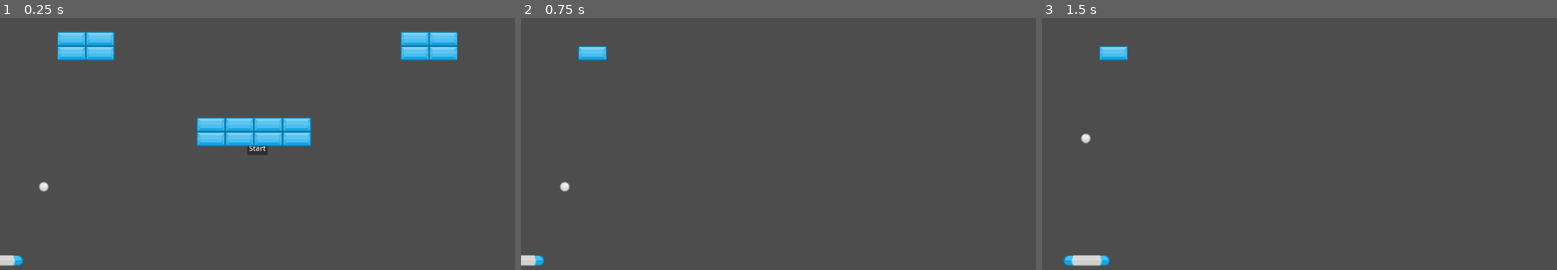
Above: before the commit, frames 1-3 (left to right).
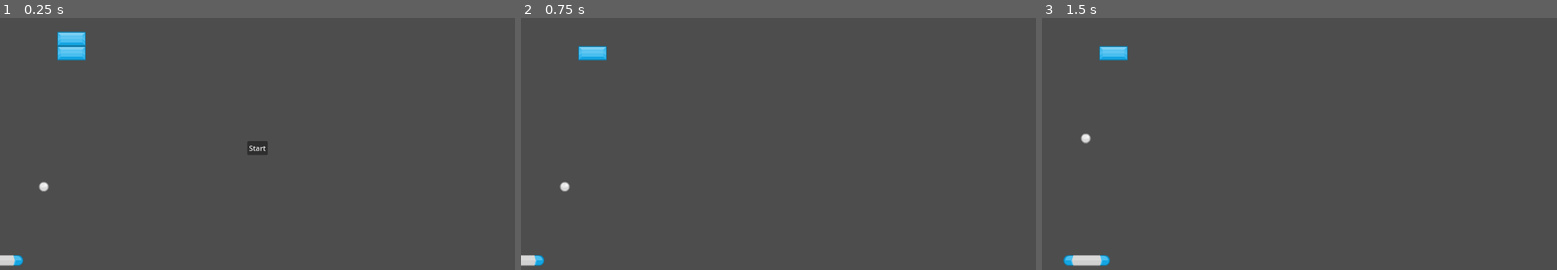
Above: after the commit, the same moments.

Repository: Quinn-Donnelly/breakout
Game: Godot game, scene res://scene/levels/LevelTwo.tscn
Same seed, same stepped clock (60 frames per second), same inputs: the game is played once before the commit and once after it. This scene is started directly instead of the project's main scene.
Inputs:
- Up to frame 1 (0.25 s): no input
- Up to frame 2 (0.75 s): click "Start" at 0.5 s
- Up to frame 3 (1.5 s): tap Enter (init_hit) at 1.25 s; hold D (move_right) from 1.28 s (still down); hold Enter (init_hit) from 1.28 s (still down)

The runs differ from the first frame. In frame 1, 4.5% of the frame differs, in the area x 16-89%, y 5-51%; in frame 2, nothing differs; in frame 3, nothing differs.

Commit message:
feat: game winning and losing

Diff:
--- a/components/event_bus.gd
+++ b/components/event_bus.gd
@@ -1,10 +1,20 @@
 @warning_ignore_start("unused_signal")
 extends Node
 
+## Game
+signal reset
+
+## LevelManager
+signal round_complete
+
 ## Ball
 signal initial_hit
+signal ball_destroyed(id)
+signal ball_added(id)
 
 ## Level
-signal level_complete
+enum LEVEL_OUTCOME { LEVEL_LOST, LEVEL_WON }
+signal level_complete(LEVEL_OUTCOME)
+signal no_balls
 
 @warning_ignore_restore("unused_signal")
--- /dev/null
+++ b/components/killbox.gd
@@ -0,0 +1,8 @@
+class_name KillBox
+extends Area2D
+
+func _ready() -> void:
+	area_entered.connect(self._on_area_entered)
+
+func _on_area_entered(area: Node2D) -> void:
+	area.queue_free()
--- a/components/level.gd
+++ b/components/level.gd
@@ -3,19 +3,27 @@
 
 @export var initialBall: Ball
 @export var tiles: Node
+var levelRunning: bool = false
 
 func _ready() -> void:
 	EventBus.initial_hit.connect(self._start_level)
 	tiles.child_exiting_tree.connect(self._on_tile_destroyed)
+	EventBus.no_balls.connect(self._on_no_balls)
 
 func _start_level() -> void:
+	levelRunning = true
 	var movement: Movement = initialBall.get_meta(Constants.MOVEMENT_COMPONENT)
 	if movement == null:
 		push_warning("ball doesn't have movement components")
 
 	movement.initial_hit()
 
+func _on_tile_destroyed(_node: Node) -> void:
+	if tiles.get_child_count() == 1 and levelRunning:
+		levelRunning = false
+		EventBus.level_complete.emit(EventBus.LEVEL_OUTCOME.LEVEL_WON)
 
-func _on_tile_destroyed(_node: Node) -> void:
-	if tiles.get_child_count() == 1:
-		EventBus.level_complete.emit()
+func _on_no_balls() -> void:
+	if levelRunning:
+		levelRunning = false
+		EventBus.level_complete.emit(EventBus.LEVEL_OUTCOME.LEVEL_LOST)
--- a/project.godot
+++ b/project.godot
@@ -20,6 +20,7 @@
 Constants="*res://components/constants.gd"
 EventBus="*res://components/event_bus.gd"
 GameManager="*res://scene/manager/GameManager.tscn"
+Boundaries="*res://scene/boundaries/boundaries.tscn"
 
 [input]
 
--- a/scene/ball/ball.gd
+++ b/scene/ball/ball.gd
@@ -1,2 +1,13 @@
 class_name Ball
 extends Node
+
+var id: int = 0
+
+func _init() -> void:
+	id = get_instance_id()
+
+func _exit_tree() -> void:
+	EventBus.ball_destroyed.emit(id)
+
+func _enter_tree() -> void:
+	EventBus.ball_added.emit(id)
--- /dev/null
+++ b/scene/boundaries/boundaries.tscn
@@ -0,0 +1,20 @@
+[gd_scene load_steps=4 format=3 uid="uid://c2msrw1rur8pm"]
+
+[ext_resource type="Script" uid="uid://d0hsehnncfviw" path="res://components/killbox.gd" id="1_ylle4"]
+[ext_resource type="Script" uid="uid://ck8k0m1jv1g2v" path="res://components/collision_shape.gd" id="2_ambtn"]
+
+[sub_resource type="RectangleShape2D" id="RectangleShape2D_cs8qu"]
+size = Vector2(1152, 42)
+
+[node name="Boundaries" type="Node2D"]
+
+[node name="Killbox" type="Area2D" parent="."]
+position = Vector2(520, 688)
+script = ExtResource("1_ylle4")
+metadata/_edit_group_ = true
+
+[node name="CollisionShape" type="CollisionShape2D" parent="Killbox"]
+position = Vector2(56, 11)
+shape = SubResource("RectangleShape2D_cs8qu")
+script = ExtResource("2_ambtn")
+metadata/_custom_type_script = "uid://ck8k0m1jv1g2v"
--- a/scene/levels/LevelTwo.tscn
+++ b/scene/levels/LevelTwo.tscn
@@ -23,47 +23,5 @@
 [node name="Brick" parent="Bricks" instance=ExtResource("3_fu7wl")]
 position = Vector2(160, 112)
 
-[node name="Brick4" parent="Bricks" instance=ExtResource("3_fu7wl")]
-position = Vector2(224, 112)
-
 [node name="Brick5" parent="Bricks" instance=ExtResource("3_fu7wl")]
 position = Vector2(160, 80)
-
-[node name="Brick8" parent="Bricks" instance=ExtResource("3_fu7wl")]
-position = Vector2(224, 80)
-
-[node name="Brick17" parent="Bricks" instance=ExtResource("3_fu7wl")]
-position = Vector2(472, 304)
-
-[node name="Brick18" parent="Bricks" instance=ExtResource("3_fu7wl")]
-position = Vector2(664, 304)
-
-[node name="Brick19" parent="Bricks" instance=ExtResource("3_fu7wl")]
-position = Vector2(600, 304)
-
-[node name="Brick20" parent="Bricks" instance=ExtResource("3_fu7wl")]
-position = Vector2(536, 304)
-
-[node name="Brick21" parent="Bricks" instance=ExtResource("3_fu7wl")]
-position = Vector2(472, 272)
-
-[node name="Brick22" parent="Bricks" instance=ExtResource("3_fu7wl")]
-position = Vector2(664, 272)
-
-[node name="Brick23" parent="Bricks" instance=ExtResource("3_fu7wl")]
-position = Vector2(600, 272)
-
-[node name="Brick24" parent="Bricks" instance=ExtResource("3_fu7wl")]
-position = Vector2(536, 272)
-
-[node name="Brick10" parent="Bricks" instance=ExtResource("3_fu7wl")]
-position = Vector2(992, 112)
-
-[node name="Brick11" parent="Bricks" instance=ExtResource("3_fu7wl")]
-position = Vector2(928, 112)
-
-[node name="Brick14" parent="Bricks" instance=ExtResource("3_fu7wl")]
-position = Vector2(992, 80)
-
-[node name="Brick15" parent="Bricks" instance=ExtResource("3_fu7wl")]
-position = Vector2(928, 80)
--- a/scene/manager/GameManager.tscn
+++ b/scene/manager/GameManager.tscn
@@ -1,9 +1,10 @@
-[gd_scene load_steps=5 format=3 uid="uid://2ylwoyf65ix1"]
+[gd_scene load_steps=6 format=3 uid="uid://2ylwoyf65ix1"]
 
 [ext_resource type="Script" uid="uid://cvvyaeb14y2r5" path="res://scene/manager/game_manager.gd" id="1_bfrv2"]
 [ext_resource type="Script" uid="uid://ugf53sy0bbhd" path="res://scene/manager/scene_manager.gd" id="2_5fvq7"]
 [ext_resource type="PackedScene" uid="uid://b2diw0v6dvlug" path="res://scene/levels/LevelOne.tscn" id="3_7v4mr"]
 [ext_resource type="PackedScene" uid="uid://lhn0ocip42t2" path="res://scene/levels/LevelTwo.tscn" id="4_028nw"]
+[ext_resource type="Script" uid="uid://hvwwomv6eodg" path="res://scene/manager/ball_manager.gd" id="5_028nw"]
 
 [node name="GameManager" type="Node"]
 script = ExtResource("1_bfrv2")
@@ -13,6 +14,7 @@
 levels = Array[PackedScene]([ExtResource("3_7v4mr"), ExtResource("4_028nw")])
 
 [node name="SceneTransitionTimer" type="Timer" parent="SceneManager"]
+wait_time = 0.5
 one_shot = true
 
 [node name="Button" type="Button" parent="."]
@@ -30,3 +32,28 @@
 size_flags_horizontal = 4
 size_flags_vertical = 4
 text = "Start"
+
+[node name="BallManager" type="Node" parent="."]
+script = ExtResource("5_028nw")
+
+[node name="GameOver" type="Label" parent="."]
+visible = false
+offset_left = 448.0
+offset_top = 64.0
+offset_right = 704.0
+offset_bottom = 128.0
+theme_override_font_sizes/font_size = 36
+text = "Game Over!"
+horizontal_alignment = 1
+vertical_alignment = 1
+
+[node name="GameWin" type="Label" parent="."]
+visible = false
+offset_left = 448.0
+offset_top = 64.0
+offset_right = 704.0
+offset_bottom = 128.0
+theme_override_font_sizes/font_size = 36
+text = "You Win!"
+horizontal_alignment = 1
+vertical_alignment = 1
--- /dev/null
+++ b/scene/manager/ball_manager.gd
@@ -0,0 +1,15 @@
+extends Node
+
+var ballInventory: Dictionary[int, int] = {}
+
+func _ready() -> void:
+	EventBus.ball_destroyed.connect(self._on_ball_destroyed)
+	EventBus.ball_added.connect(self._on_ball_added)
+
+func _on_ball_destroyed(id: int) -> void:
+	ballInventory.erase(id)
+	if ballInventory.size() <= 0:
+		EventBus.no_balls.emit()
+
+func _on_ball_added(id: int) -> void:
+	ballInventory[id] = 0
--- a/scene/manager/game_manager.gd
+++ b/scene/manager/game_manager.gd
@@ -1,13 +1,40 @@
 extends Node
 
-var gameStart: bool = false
 @onready var button: Button = $Button
 @onready var sceneManager: SceneManager = $SceneManager
-
+@onready var gameOverLabel: Label = $GameOver
+@onready var gameWinLabel: Label = $GameWin
 
 func _ready() -> void:
 	button.pressed.connect(self._start_game)
+	EventBus.level_complete.connect(self._level_complete)
+	gameOverLabel.hide()
+	gameWinLabel.hide()
+	EventBus.round_complete.connect(self._round_complete)
 
 func _start_game() -> void:
-	sceneManager.load_next_level()
+	gameOverLabel.hide()
+	gameWinLabel.hide()
+	sceneManager.load_next_level(false)
 	button.hide()
+
+func _level_complete(outcome: EventBus.LEVEL_OUTCOME) -> void:
+	match outcome:
+		EventBus.LEVEL_OUTCOME.LEVEL_LOST:
+			_game_over()
+		EventBus.LEVEL_OUTCOME.LEVEL_WON:
+			sceneManager.load_next_level(true)
+		_:
+			push_error("Game Manager: Unknown level state: %s", outcome)
+
+func _game_over() -> void:
+	button.show()
+	gameOverLabel.show()
+	sceneManager.load_game_over()
+	EventBus.reset.emit()
+
+func _round_complete() -> void:
+	button.show()
+	gameWinLabel.show()
+	sceneManager.load_game_win()
+	EventBus.reset.emit()
--- a/scene/manager/scene_manager.gd
+++ b/scene/manager/scene_manager.gd
@@ -4,26 +4,46 @@
 
 ## Levels in order to load
 @export var levels: Array[PackedScene]
+## Scene to load on game over
+@export var gameOver: PackedScene = preload("res://scene/title/title.tscn")
 @onready var sceneTransitionTimer: Timer = $SceneTransitionTimer
 var currentSceneIndex: int = 0
 var levelLoaded: bool = false
 
 func _ready() -> void:
-	EventBus.level_complete.connect(self._on_level_complete)
 	sceneTransitionTimer.timeout.connect(self._on_scene_transition_timer_timeout)
+	EventBus.reset.connect(self._reset)
 
-func load_next_level() -> void:
+func load_next_level(withDelay: bool) -> void:
+	if withDelay:
+		sceneTransitionTimer.start()
+	else:
+		_load_next_level()
+
+func _load_next_level() -> void:
 	if levelLoaded:
 		currentSceneIndex += 1
 
 	if currentSceneIndex >= levels.size():
+		EventBus.round_complete.emit()
 		return
 
 	levelLoaded = true
 	get_tree().change_scene_to_packed(levels[currentSceneIndex])
 
-func _on_level_complete() -> void:
-	sceneTransitionTimer.start()
+
+func load_game_over() -> void:
+	call_deferred("_load_game_title")
+
+func load_game_win() -> void:
+	call_deferred("_load_game_title")
+
+func _load_game_title() -> void:
+	get_tree().change_scene_to_packed(gameOver)
 
 func _on_scene_transition_timer_timeout() -> void:
-	load_next_level()
+	load_next_level(false)
+
+func _reset() -> void:
+	currentSceneIndex = 0
+	levelLoaded = false
Not shown, added: components/killbox.gd.uid
Not shown, added: scene/manager/ball_manager.gd.uid
